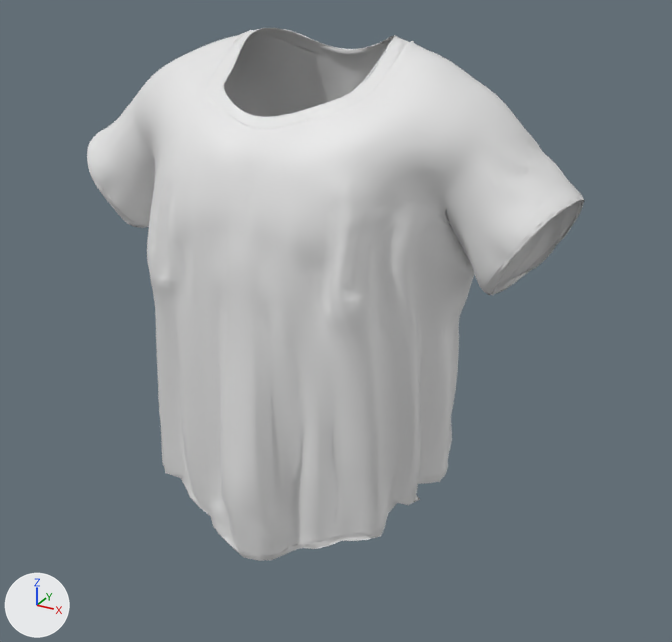
The glTF model public/3d/avatar/MEN/Body/Average/Sizes/Tshirt/Tshirt_XL.glb as it was, and as the next commit left it.
Rendered twice from a camera (50 mm lens) standing at (12.3, -20.29, 32.24) and looking at (0.74, 0.73, 21.73). Arrows for +X, +Y and +Z are at lower left; the lights stay in place. Vertices at the same position are counted once.

In view in the first picture: 'TShirt_for_Genesis.002'.
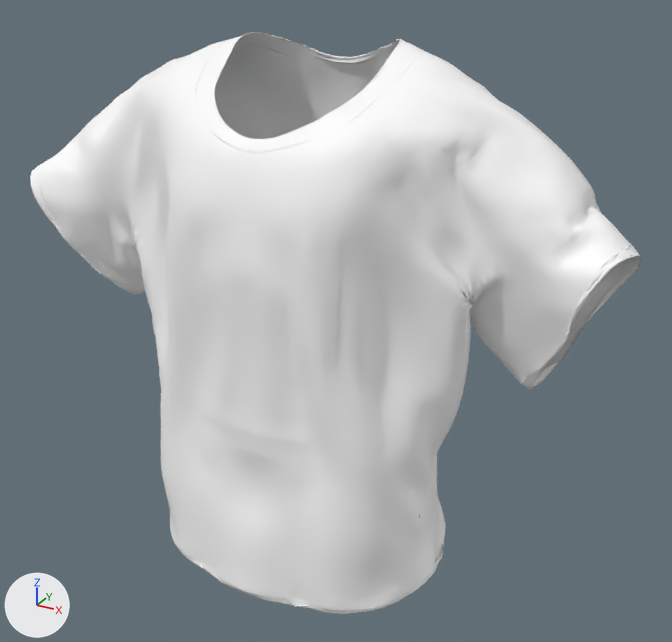
The change, as JSON lines over the scene's bpy script:
```json
{"op": "add", "block": "img_tshirtgurlzz", "code": ["img_tshirtgurlzz = load_image('TShirtGurlzz', '_unpacked/TShirtGurlzz', 1024, 1024, 'sRGB')"]}
{"op": "add", "block": "mat_material_002", "code": ["mat_material_002 = principled_material('Material.002')", "mat_material_002.texture = img_tshirtgurlzz"]}
{"block": "me_tshirt_for_genesis_006", "where": "# used by ob_tshirt_for_genesis_002; location = (0.0, 0.0, 0.0); rotation_euler = (1.571, 0.0, 0.0), in degrees (90, 0, 0); scale = (6.27, 6.27, 6.27)"}
{"op": "remove", "block": "me_tshirt_for_genesis_006", "code": "me_tshirt_for_genesis_006.from_pydata(...)  # 13206 vertices, 26176 faces; spans x -1.16..1.14, y 2.57..4.69, z -0.55..0.57"}
{"op": "add", "block": "me_tshirt_for_genesis_006", "code": "me_tshirt_for_genesis_006.from_pydata(...)  # 13206 vertices, 26176 faces; spans x -7.04..6.76, y -7.49..3.92, z -3.08..2.55"}
{"block": "me_tshirt_for_genesis_006", "change": "me_tshirt_for_genesis_006 part 1: 13206 of 13206 vertices moved; they spanned x -1.16..1.14, y 2.57..4.69, z -0.55..0.57 and now span x -7.04..6.76, y -7.49..3.92, z -3.08..2.55; mean shift (-0.01, -5.31, -0.12); largest move (-0.58, 2.81, 0.24) -> (-2.81, -7.33, 1.56)"}
{"block": "me_tshirt_for_genesis_006", "change": "me_tshirt_for_genesis_006 part 2: 26066 faces spanning x -7.04..6.76, y -7.49..3.92, z -3.08..2.55 switch from mat_material_073 (white #e7e7e7) to mat_material_002 (picture img_tshirtgurlzz)"}
{"op": "set", "path": "ob_tshirt_for_genesis_002.location", "old": "(0.0, 0.0, 0.0)", "new": "(-0.05, 0.18, 24.24)"}
{"op": "set", "path": "ob_tshirt_for_genesis_002.scale", "old": "(6.27, 6.27, 6.27)", "new": "(1.3, 1.3, 1.3)"}
```

Location of each change, [x1, y1, x2, y2] in pixels of the pictures (672 x 642 px; the box of a moved part takes in the faces that stretch with it):
```json
{"object": "TShirt_for_Genesis.002", "change": "reshaped, moved, rescaled", "before": [87, 27, 585, 561], "after": [30, 32, 642, 615], "on screen": "23% wider, 9% taller"}
{"part": 1, "of": "me_tshirt_for_genesis_006", "change": "moved or reshaped", "before": [320, 116, 453, 234], "after": [131, 137, 473, 306]}
{"part": 2, "of": "me_tshirt_for_genesis_006", "change": "recoloured", "before": [87, 27, 585, 561], "after": [30, 32, 642, 615], "on screen": "grey to white"}
```
